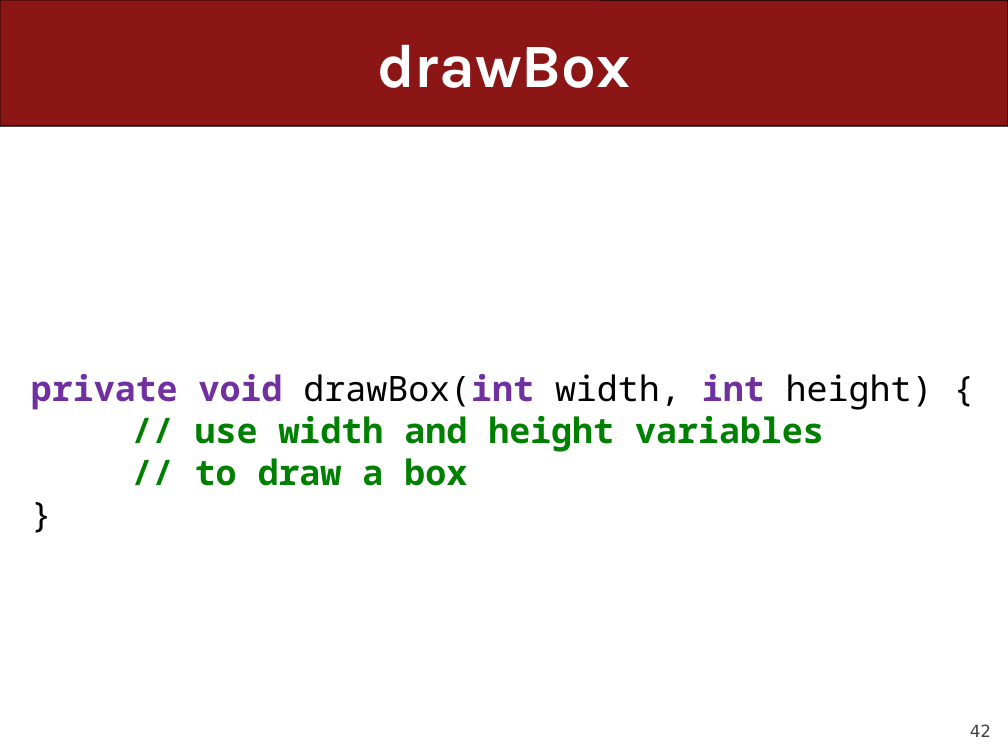
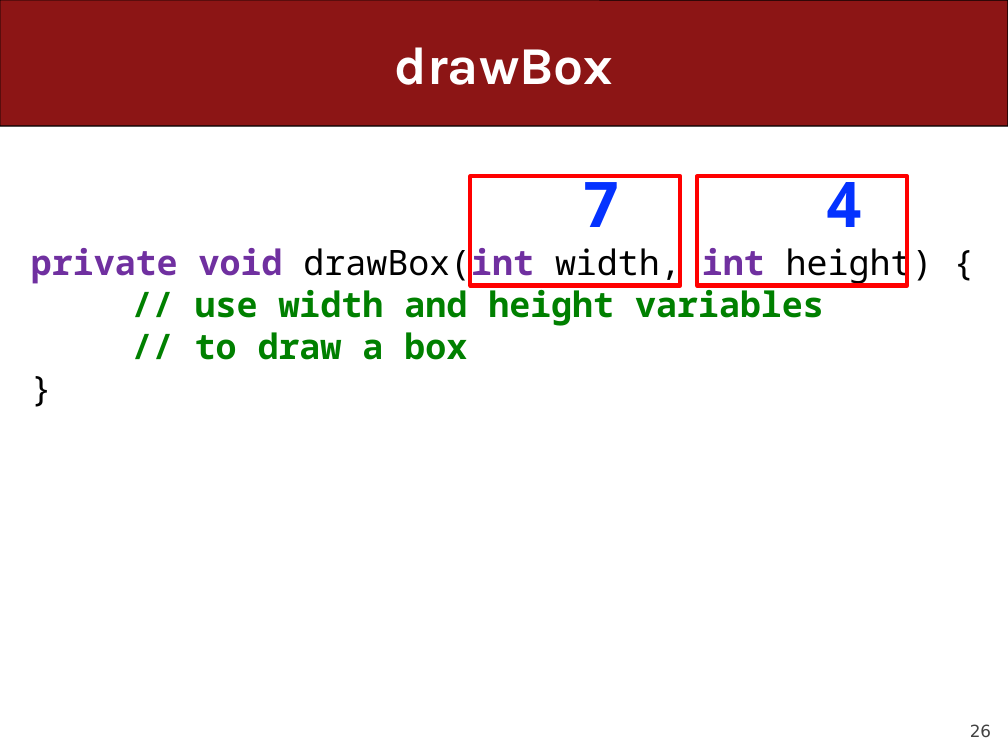
Before and after one commit to ckincaid17/cs106a-summer-2018, a slide deck: slide 26 of WWW/lectures/Lecture8/Lecture8.pptx (slide 42 before the commit). Drawn at 1008x756 pixels with LibreOffice and Linux fonts; fonts in the diff are those of the drawing. Boxes give left, top, right and bottom in pixels: in the first picture for what was removed or moved away, otherwise in the second. Text is boxed around its words. In the diff, an @@ line names an element or a change of style, - is before the commit and + after.

```diff
--- a/WWW/lectures/Lecture8/Lecture8.pptx
+++ b/WWW/lectures/Lecture8/Lecture8.pptx
@@ title "drawBox" at bbox=[394, 47, 613, 85]: size 44 to 38 pt @@
@@ rectangle added at bbox=[471, 176, 680, 285], outline #FF0000 3 pt @@
@@ text added at bbox=[582, 174, 620, 227], 45 pt, text #0432FF, bold @@
+7
@@ rectangle added at bbox=[698, 176, 907, 285], outline #FF0000 3 pt @@
@@ text added at bbox=[826, 174, 864, 227], 45 pt, text #0432FF, bold @@
+4
@@ text "private void drawBox(int width, int ..." rewrapped from bbox=[31, 374, 933, 486] to bbox=[31, 242, 933, 360] @@
@@ page number at bbox=[970, 724, 991, 737]: text changed @@
-42
+26
```
Also in this commit, not shown: 11 other slides changed, 5 slides added, 26 slides removed, 13 other files.
